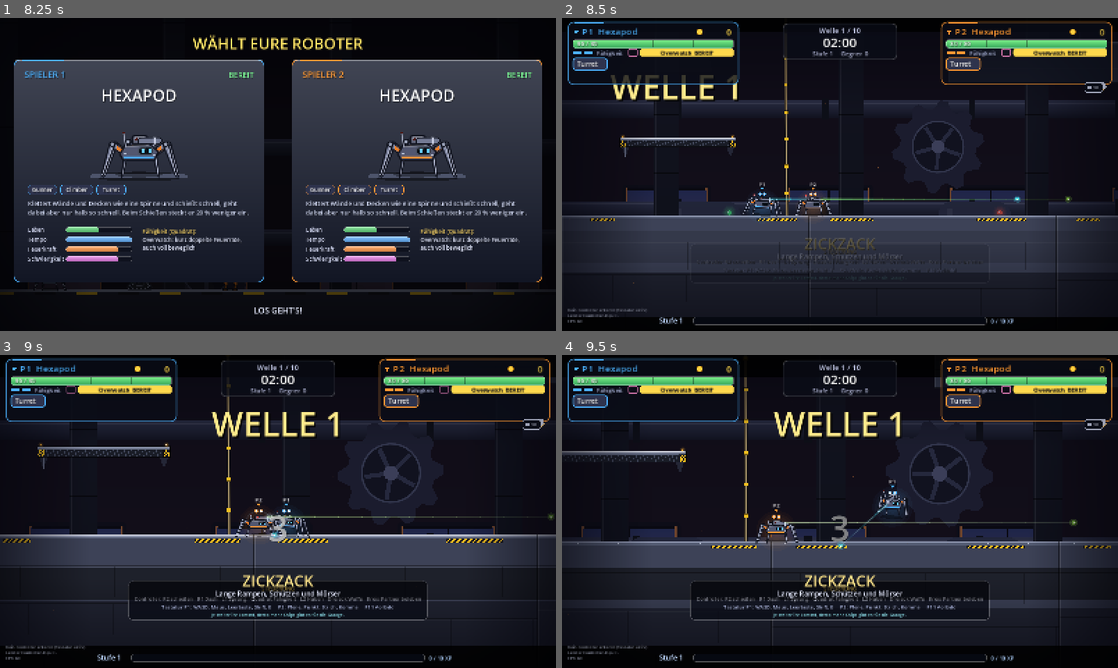
Above: before the commit, frames 1-4 (two rows, left to right).
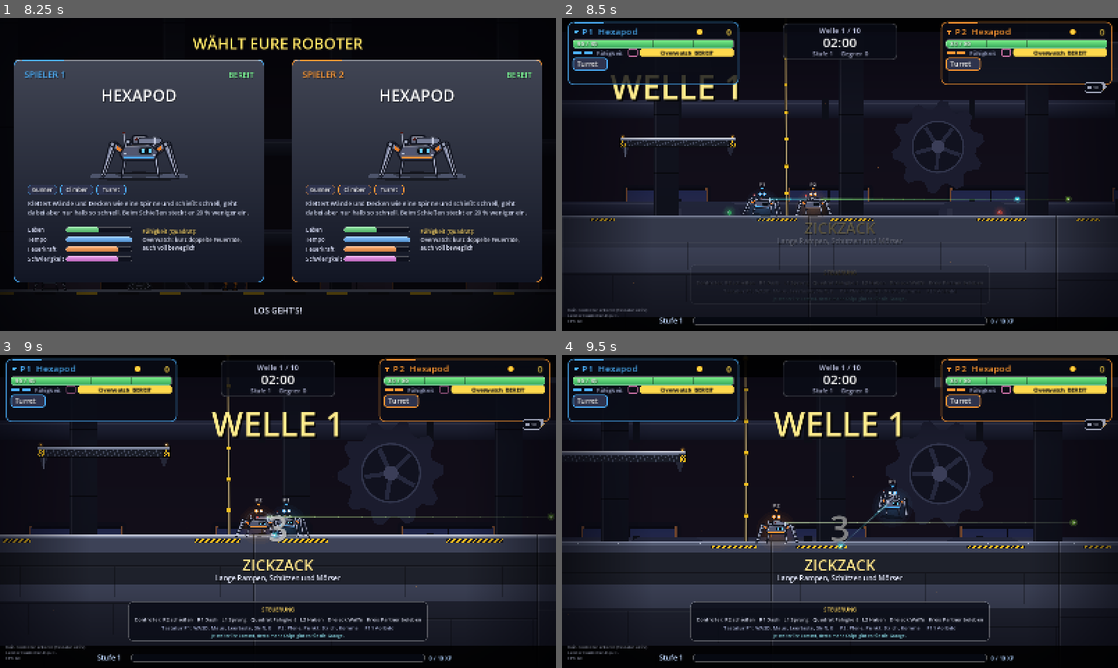
Above: after the commit, the same moments.

Repository: BearsinK/Ares
Game: Godot game, scene res://scenes/title.tscn
Two runs of this game, one before a commit and one after it. Both use one fixed random seed, a clock stepped at 60 frames per second and the inputs below.
Inputs (mouse positions are in pixels of both pictures, inside the frame that each line leads up to):
- Up to frame 1 (8.25 s): tap Enter (p1_confirm) at 0.5, 1.35, 7.25 s; move the mouse to (400, 158) at 0.52 s; hold D (p1_right) 0.53-2.03 s; tap E (p1_ability) at 0.6 s; click (400, 158) at 0.67 s; tap Space (p1_jump) at 0.77, 1.07, 1.52, 1.82, 3.02, 3.32, 3.77, 4.07, 4.52, 4.82, 6.02, 6.32, 6.77, 7.07, 7.52, 7.82 s; move the mouse to (166, 190) at 1.27 s; move the mouse to (333, 105) at 2.02 s; hold A (p1_left) 2.03-2.78 s; tap Shift (p1_dash) at 2.1 s; move the mouse to (250, 237) at 2.77 s; hold D (p1_right) 2.78-4.28 s; tap F (p1_fire) at 2.85 s; click (250, 237) at 2.92 s; move the mouse to (444, 221) at 3.52 s; tap R (p1_hook) at 3.6 s; move the mouse to (111, 127) at 4.27 s; hold A (p1_left) 4.28-5.03 s; tap G (p1_interact) at 4.35 s; move the mouse to (305, 174) at 5.02 s; hold D (p1_right) 5.03-5.78 s; tap Q (p1_weapon) at 5.1 s; click (305, 174) at 5.17 s; move the mouse to (194, 96) at 5.77 s; hold A (p1_left) 5.78-7.28 s; tap , (p2_ability) at 5.85 s; tap Keypad Enter (p2_confirm) at 6.5, 6.6 s; move the mouse to (400, 158) at 6.52 s; move the mouse to (166, 190) at 7.27 s; hold D (p1_right) from 7.28 s (still down); tap / (p2_dash) at 7.35 s; click (166, 190) at 7.42 s; move the mouse to (333, 105) at 8.02 s; tap Down (p2_down) at 8.1 s
- Up to frame 2 (8.5 s): keep holding D (p1_right)
- Up to frame 3 (9 s): keep holding D (p1_right); move the mouse to (250, 574) at 8.77 s; tap . (p2_fire) at 8.85 s
- Up to frame 4 (9.5 s): keep holding D (p1_right); tap Space (p1_jump) at 9.02, 9.32 s

Frame 1 is identical in both runs. In frame 2, 1.2% of the frame differs, in the area x 7-85%, y 63-85%; in frame 3, 12%; in frame 4, 12%, in the area x 2-98%, y 63-92%.

Commit message:
Steuerungs-Hinweis und Karten-Banner ueberlappen nicht mehr
Co-Authored-By: Claude Sonnet 5.5 <noreply@anthropic.com>
Claude-Session: https://claude.ai/code/session_01LWfhWxkDekTWkUA5NKCt1X

Diff:
--- a/scripts/game/hud.gd
+++ b/scripts/game/hud.gd
@@ -140,7 +140,7 @@
 	if _age > visible_time or main.wave > 1 or main.phase != main.Phase.WAVE or main.levelup_menu.is_open or main.shop_menu.is_open:
 		return
 	var alpha := clampf(minf(_age / 0.6, (visible_time - _age) / 1.5), 0.0, 1.0)
-	var panel := Rect2(Vector2(view.x * 0.5 - 430.0, view.y - 250.0), Vector2(860.0, 112.0))
+	var panel := Rect2(Vector2(view.x * 0.5 - 430.0, view.y - 190.0), Vector2(860.0, 112.0))
 	Art.rrect(_canvas, panel, Color(0.04, 0.05, 0.09, 0.8 * alpha), 14.0)
 	Art.rrect_line(_canvas, panel, Color(1, 1, 1, 0.25 * alpha), 14.0, 2.0)
 	_text(panel.position + Vector2(0, 28), "STEUERUNG", 16, Color(1.0, 0.85, 0.4, alpha), HORIZONTAL_ALIGNMENT_CENTER, panel.size.x)
@@ -424,7 +424,7 @@
 		return
 	var t: float = main.stage_banner_time
 	var alpha := clampf(minf(t / 0.6, (3.2 - t) / 0.4), 0.0, 1.0)
-	var y := view.y * 0.74
+	var y := view.y * 0.69
 	_canvas.draw_rect(Rect2(0, y - 52.0, view.x, 92.0), Color(0, 0, 0, 0.5 * alpha))
 	_text(Vector2(0, y), String(main.stage_layout.name).to_upper(), 44, Color(1.0, 0.9, 0.55, alpha), HORIZONTAL_ALIGNMENT_CENTER, view.x)
 	_text(Vector2(0, y + 28.0), String(main.stage_layout.get("text", "")), 20, Color(0.9, 0.92, 1.0, alpha), HORIZONTAL_ALIGNMENT_CENTER, view.x)
